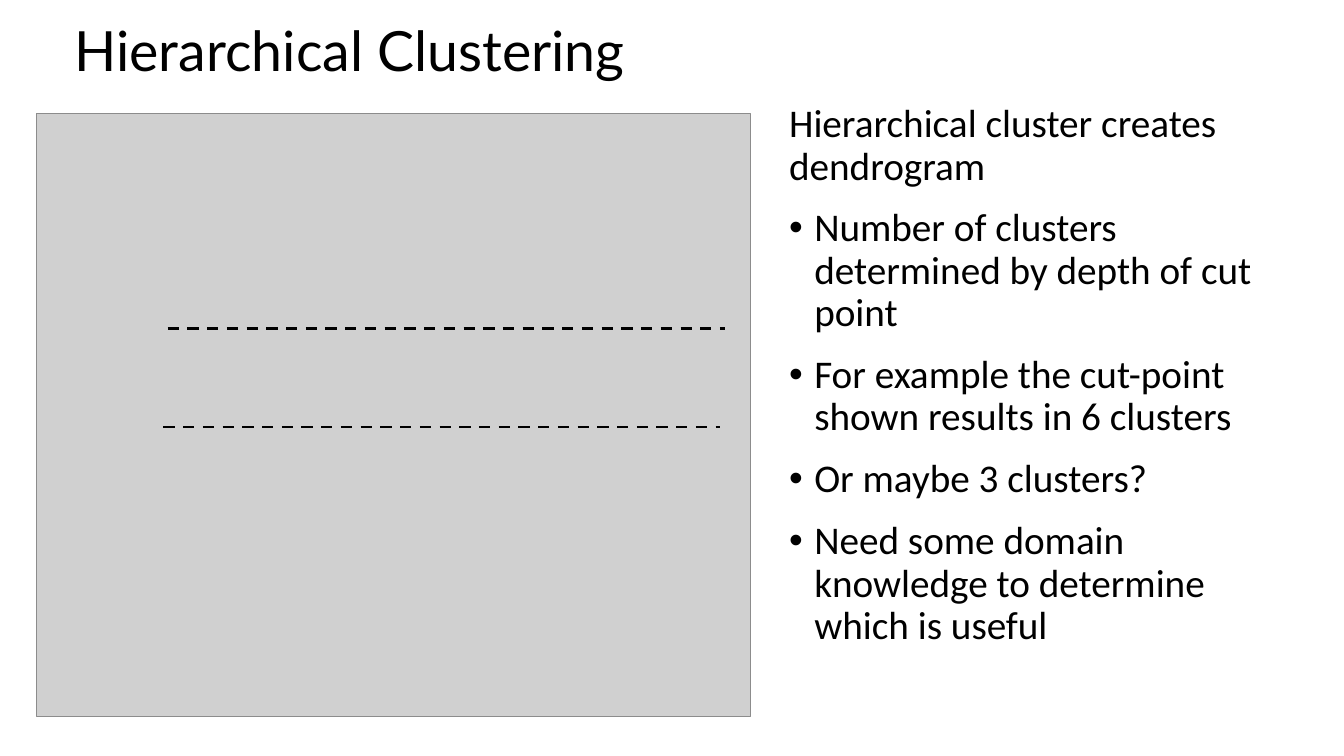
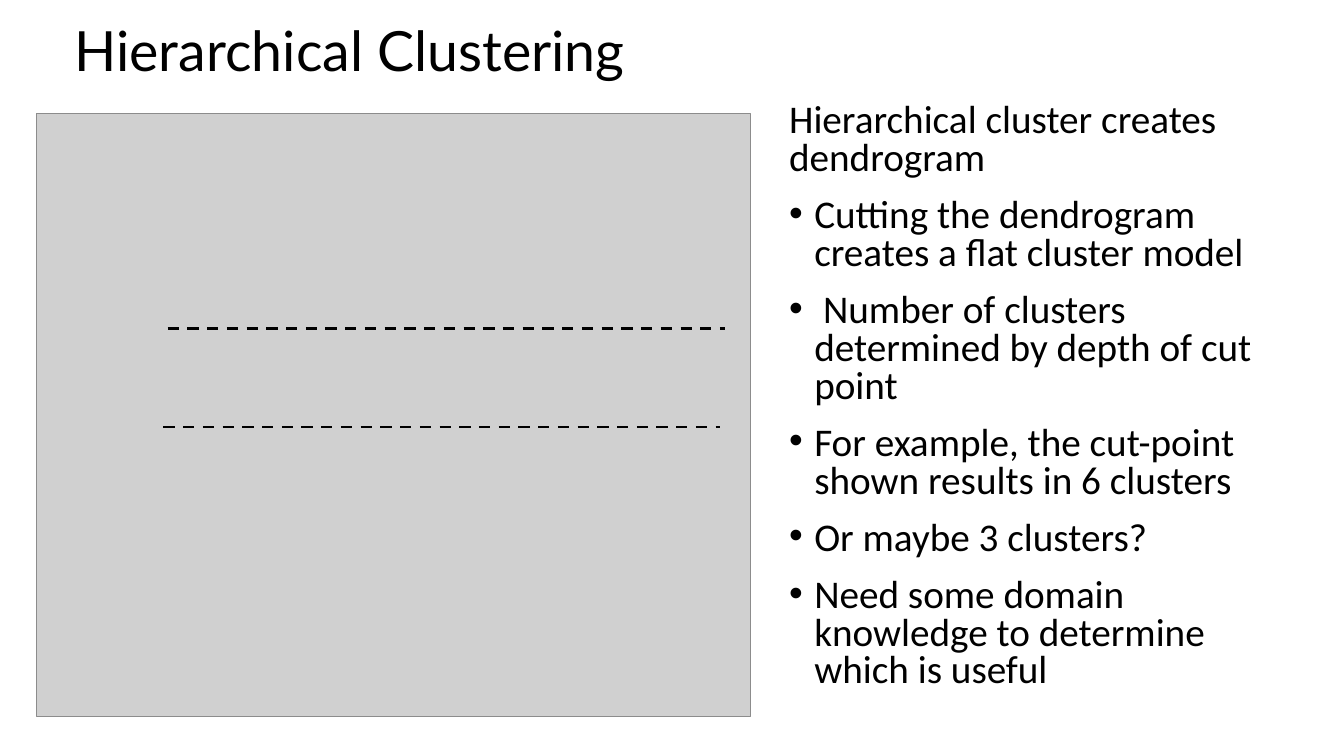
Before and after one commit to LucaComi/CSCI-E-108, a slide deck: slide 56 of slides/9_IntroductionToClustering_Part1.pptx (slide 60 before the commit). Drawn at 1344x756 pixels with LibreOffice and Linux fonts; fonts in the diff are those of the drawing; grey boxes stand for pictures. Boxes give left, top, right and bottom in pixels: in the first picture for what was removed or moved away, otherwise in the second. Text is boxed around its words. In the diff, an @@ line names an element or a change of style, - is before the commit and + after.

```diff
--- a/slides/9_IntroductionToClustering_Part1.pptx
+++ b/slides/9_IntroductionToClustering_Part1.pptx
@@ text at [789,105,1251,684]: line spacing 0.9 to 0.8 @@
@@ text at [814,200,1244,267]: paragraph added @@
+• Cutting the dendrogram creates a flat cluster model
@@ text at [814,428,1234,495]: text changed @@
-• For example the cut-point shown results in 6 clusters
+• For example, the cut-point shown results in 6 clusters
```
Also in this commit, not shown: 2 slides added, 6 slides removed.
